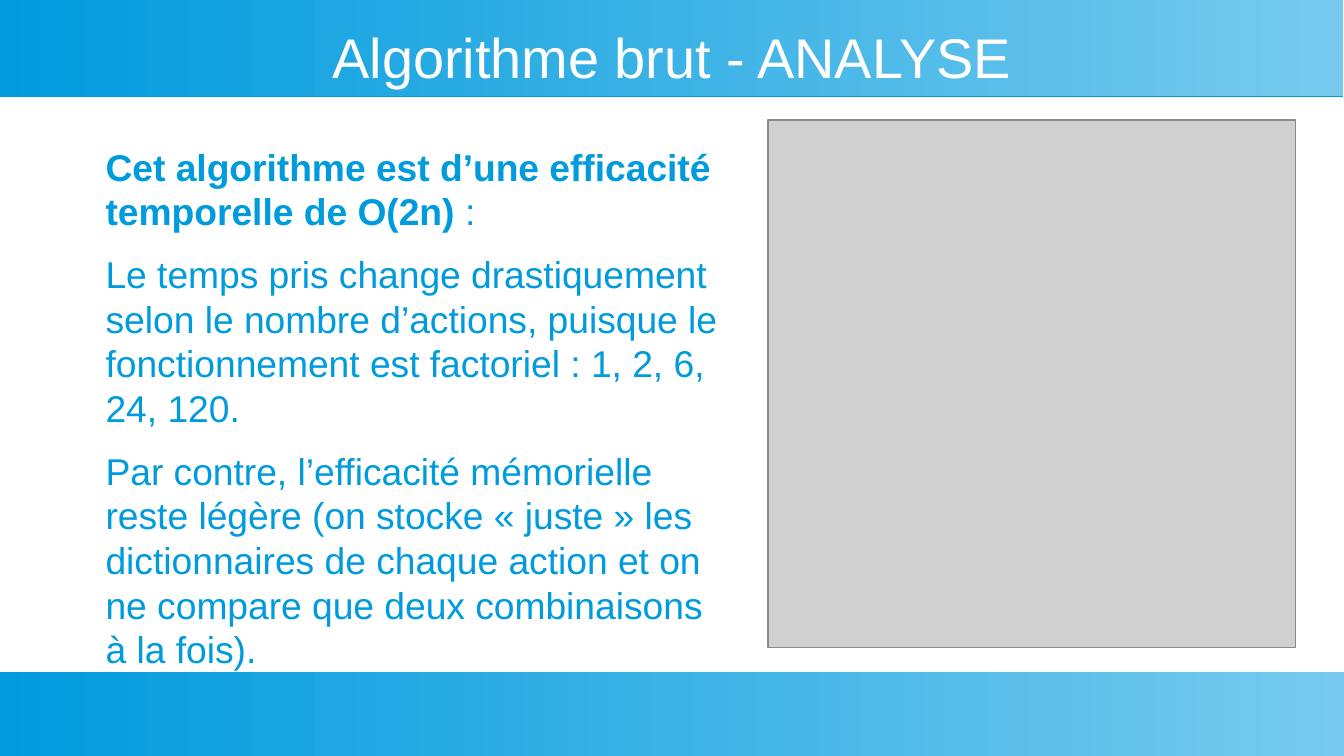
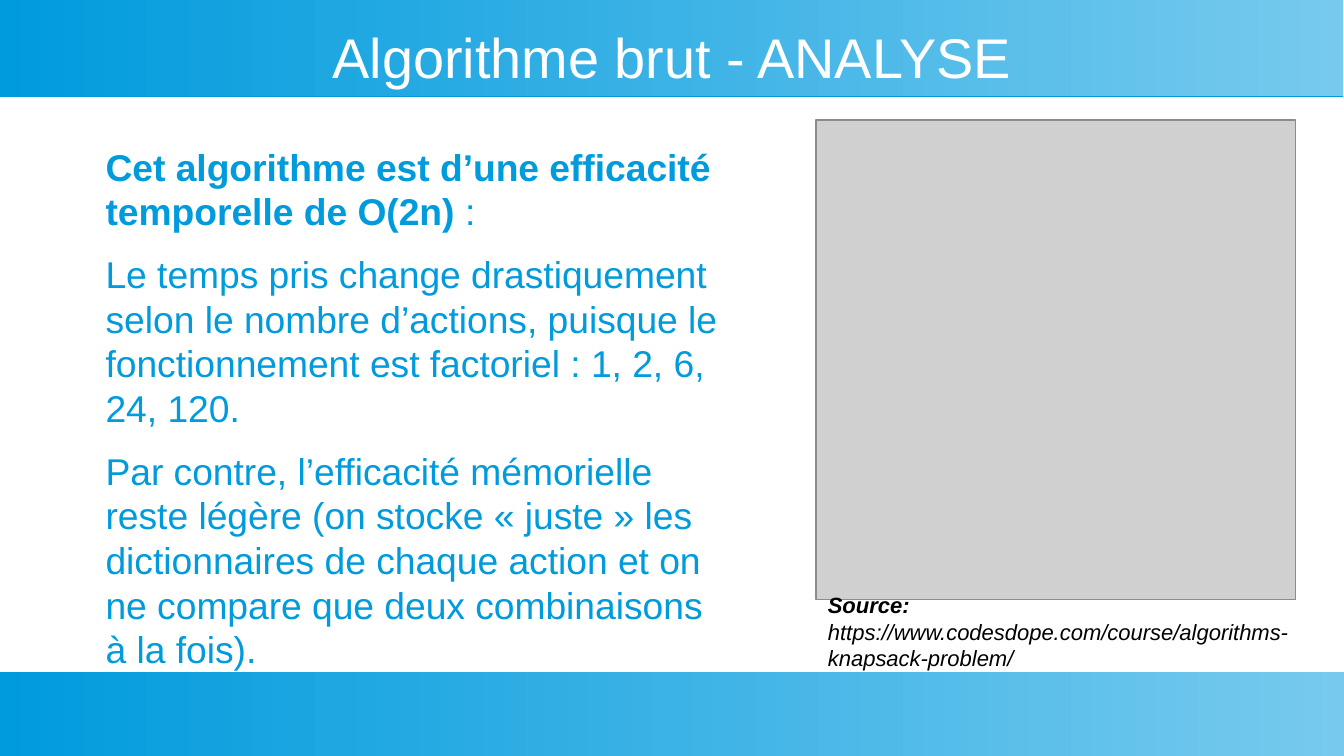
Before and after one commit to LucileGB/Knapsack-Algorithm-Practice, a slide deck: slide 5 of Présentation.odp. Drawn at 1344x756 pixels with LibreOffice and Linux fonts; fonts in the diff are those of the drawing; grey boxes stand for pictures. Boxes give left, top, right and bottom in pixels: in the first picture for what was removed or moved away, otherwise in the second. Text is boxed around its words. In the diff, an @@ line names an element or a change of style, - is before the commit and + after.

Commit message:
Add files via upload
Updated presentation

```diff
--- a/Présentation.odp
+++ b/Présentation.odp
@@ picture: place and size @@
-picture at [768,120,1296,648]
+picture at [816,120,1296,600]
@@ text added at [828,597,1288,671], 13 pt, text #000000, italic @@
+Source: https://www.codesdope.com/course/algorithms-knapsack-problem/
```
Also in this commit, not shown: 4 slides added, 1 slide removed.
